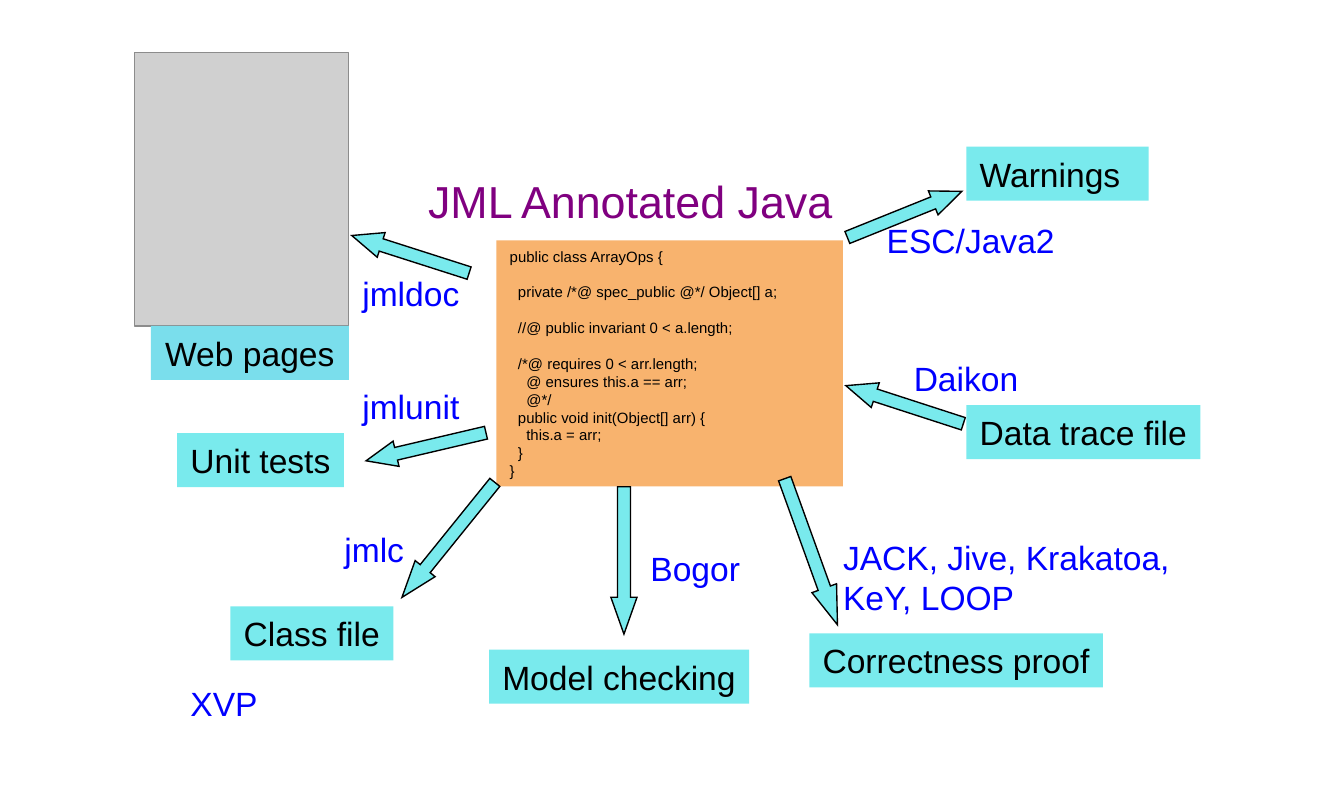
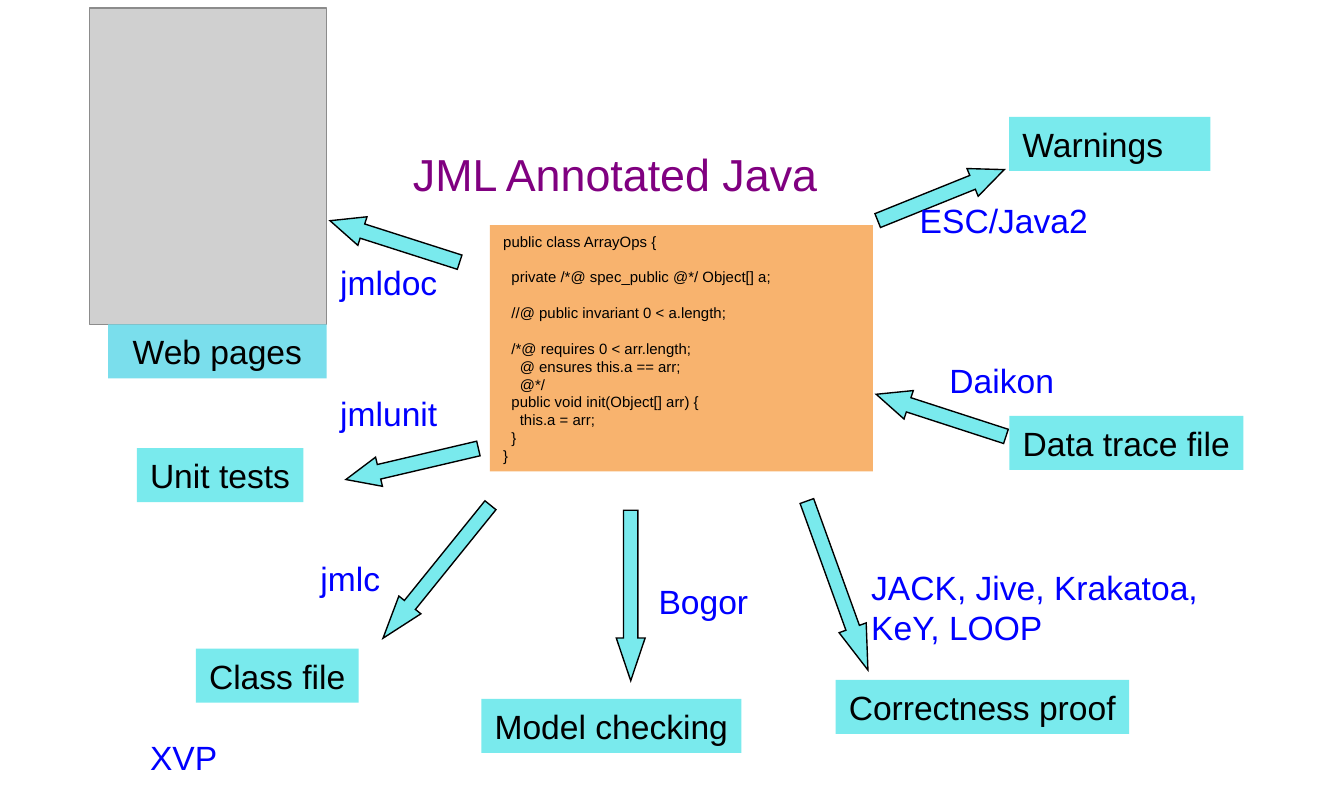
Before and after one commit to GaloisInc/ESCJava2, a slide deck: slide 3 of ESCTools/slides/CAV2007Tutorial/new-diagrams.ppt. Drawn at 1344x806 pixels with LibreOffice and Linux fonts; fonts in the diff are those of the drawing; grey boxes stand for pictures. Boxes give left, top, right and bottom in pixels: in the first picture for what was removed or moved away, otherwise in the second. Text is boxed around its words. In the diff, an @@ line names an element or a change of style, - is before the commit and + after.

```diff
--- a/ESCTools/slides/CAV2007Tutorial/new-diagrams.ppt
+++ b/ESCTools/slides/CAV2007Tutorial/new-diagrams.ppt
@@ picture resized from (x1=134, y1=52, x2=349, y2=325) to (x1=90, y1=8, x2=327, y2=324) @@
@@ rectangle "Warnings" resized from (x1=966, y1=146, x2=1149, y2=200) to (x1=1009, y1=117, x2=1211, y2=171) @@
@@ text "JML Annotated Java" moved from (x1=428, y1=185, x2=833, y2=219) to (x1=413, y1=158, x2=817, y2=192) @@
@@ right arrow resized from (x1=842, y1=179, x2=967, y2=249) to (x1=872, y1=156, x2=1009, y2=234) @@
@@ right arrow resized from (x1=348, y1=224, x2=474, y2=286) to (x1=325, y1=207, x2=464, y2=277) @@
@@ text "ESC/Java2" moved from (x1=887, y1=226, x2=1055, y2=254) to (x1=920, y1=206, x2=1088, y2=234) @@
@@ rectangle "public class ArrayOps {" resized from (x1=496, y1=241, x2=843, y2=487) to (x1=491, y1=226, x2=874, y2=472) @@
@@ text "jmldoc" moved from (x1=362, y1=281, x2=459, y2=313) to (x1=340, y1=270, x2=437, y2=302) @@
@@ rectangle "Web pages" resized from (x1=151, y1=327, x2=348, y2=380) to (x1=108, y1=324, x2=327, y2=378) @@
@@ text "Daikon" moved from (x1=914, y1=366, x2=1019, y2=392) to (x1=949, y1=368, x2=1054, y2=394) @@
@@ text "jmlunit" moved from (x1=362, y1=394, x2=459, y2=425) to (x1=340, y1=401, x2=437, y2=432) @@
@@ right arrow resized from (x1=842, y1=374, x2=967, y2=436) to (x1=871, y1=380, x2=1009, y2=450) @@
@@ rectangle "Data trace file" moved from (x1=966, y1=406, x2=1200, y2=460) to (x1=1009, y1=417, x2=1243, y2=470) @@
@@ rectangle "Unit tests" moved from (x1=177, y1=433, x2=344, y2=487) to (x1=137, y1=449, x2=304, y2=503) @@
@@ right arrow resized from (x1=363, y1=420, x2=489, y2=473) to (x1=342, y1=434, x2=481, y2=494) @@
@@ right arrow resized from (x1=393, y1=474, x2=505, y2=605) to (x1=372, y1=497, x2=501, y2=647) @@
@@ proportions changed in 7 elements at (x1=325, y1=207, x2=464, y2=277), (x1=342, y1=434, x2=481, y2=494), (x1=871, y1=380, x2=1009, y2=450), (x1=872, y1=156, x2=1009, y2=234), (x1=372, y1=497, x2=501, y2=647), (x1=617, y1=511, x2=645, y2=681), (x1=793, y1=496, x2=881, y2=675) @@
@@ right arrow resized from (x1=773, y1=474, x2=850, y2=629) to (x1=793, y1=496, x2=881, y2=675) @@
@@ right arrow resized from (x1=611, y1=486, x2=636, y2=634) to (x1=617, y1=511, x2=645, y2=681) @@
@@ text "jmlc" moved from (x1=344, y1=537, x2=404, y2=568) to (x1=320, y1=566, x2=380, y2=597) @@
@@ text "JACK, Jive, Krakatoa, KeY, LOOP" moved from (x1=843, y1=545, x2=1170, y2=615) to (x1=871, y1=575, x2=1198, y2=645) @@
@@ text "Bogor" moved from (x1=650, y1=558, x2=740, y2=588) to (x1=659, y1=591, x2=749, y2=620) @@
@@ rectangle "Class file" moved from (x1=230, y1=606, x2=392, y2=660) to (x1=196, y1=649, x2=359, y2=703) @@
@@ rectangle "Correctness proof" moved from (x1=809, y1=634, x2=1102, y2=688) to (x1=836, y1=680, x2=1129, y2=734) @@
@@ rectangle "Model checking" moved from (x1=489, y1=650, x2=749, y2=704) to (x1=481, y1=699, x2=741, y2=753) @@
@@ text "XVP" moved from (x1=190, y1=693, x2=257, y2=716) to (x1=150, y1=747, x2=217, y2=770) @@
```
Also in this commit, not shown: 1 other file.
